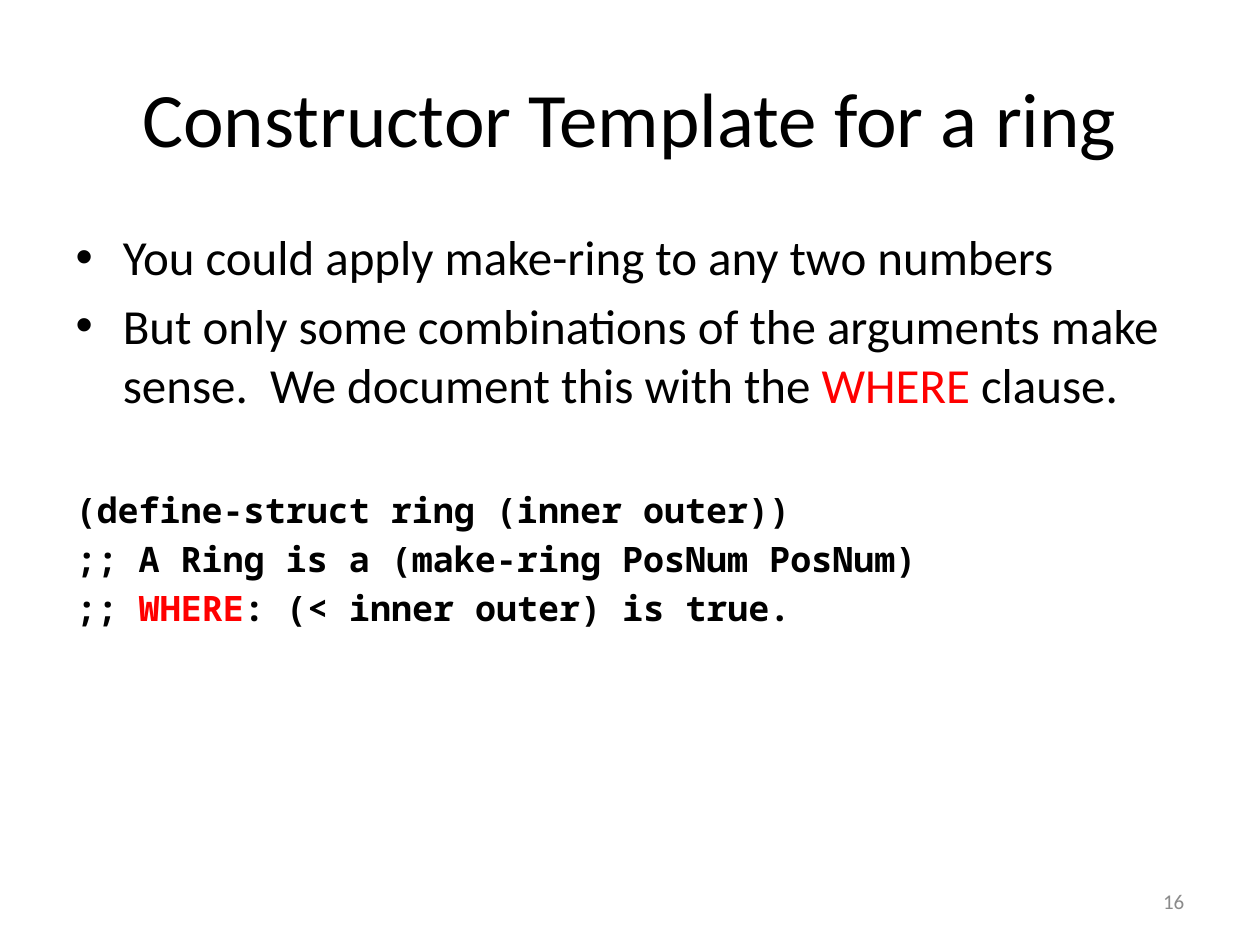
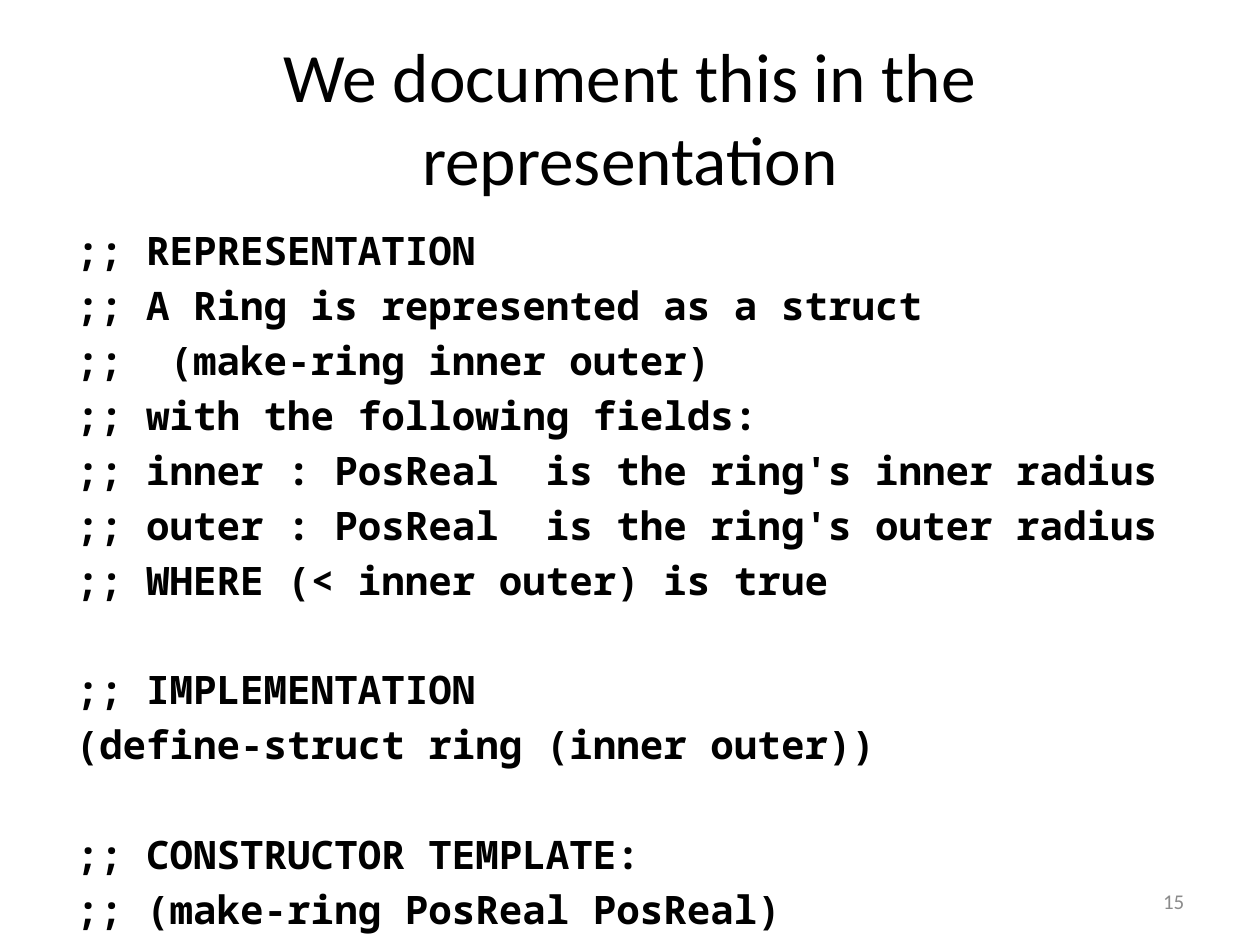
Before and after one commit to mwand/cs5010f17, a slide deck: slide 15 of Slides/Lesson 1.3 The Data Design Recipe.pptx (slide 16 before the commit). Drawn at 1260x945 pixels with LibreOffice and Linux fonts; fonts in the diff are those of the drawing. Boxes give left, top, right and bottom in pixels: in the first picture for what was removed or moved away, otherwise in the second. Text is boxed around its words. In the diff, an @@ line names an element or a change of style, - is before the commit and + after.

```diff
--- a/Slides/Lesson 1.3 The Data Design Recipe.pptx
+++ b/Slides/Lesson 1.3 The Data Design Recipe.pptx
@@ title at (284,54,976,197): text changed; size 44 to 39.6 pt @@
-Constructor Template for a ring
+We document this in the representation
@@ text at (146,236,1157,705): text changed; size 28 to 22.4 pt; font Calibri to Noto Sans Mono; bold on @@
-• You could apply make-ring to any two numbers
-• But only some combinations of the arguments make sense. We document this with the WHERE clause.
+;; REPRESENTATION
+;; A Ring is represented as a struct
+;; (make-ring inner outer)
+;; with the following fields:
+;; inner : PosReal is the ring's inner radius
+;; outer : PosReal is the ring's outer radius
+;; WHERE (< inner outer) is true
+;; IMPLEMENTATION
@@ text at (76,728,875,769): size 20 to 22.4 pt in "(define-struct ring (inner outer))"; indent changed @@
@@ text at (146,840,781,934): text changed; size 20 to 22.4 pt @@
-;; A Ring is a (make-ring PosNum PosNum)
-;; WHERE: (< inner outer) is true.
+;; CONSTRUCTOR TEMPLATE:
+;; (make-ring PosReal PosReal)
@@ page number at (1163,895,1184,909): text changed @@
-16
+15
```
Also in this commit, not shown: 8 other slides changed, 17 slides added, 10 slides removed, 10 other files.
